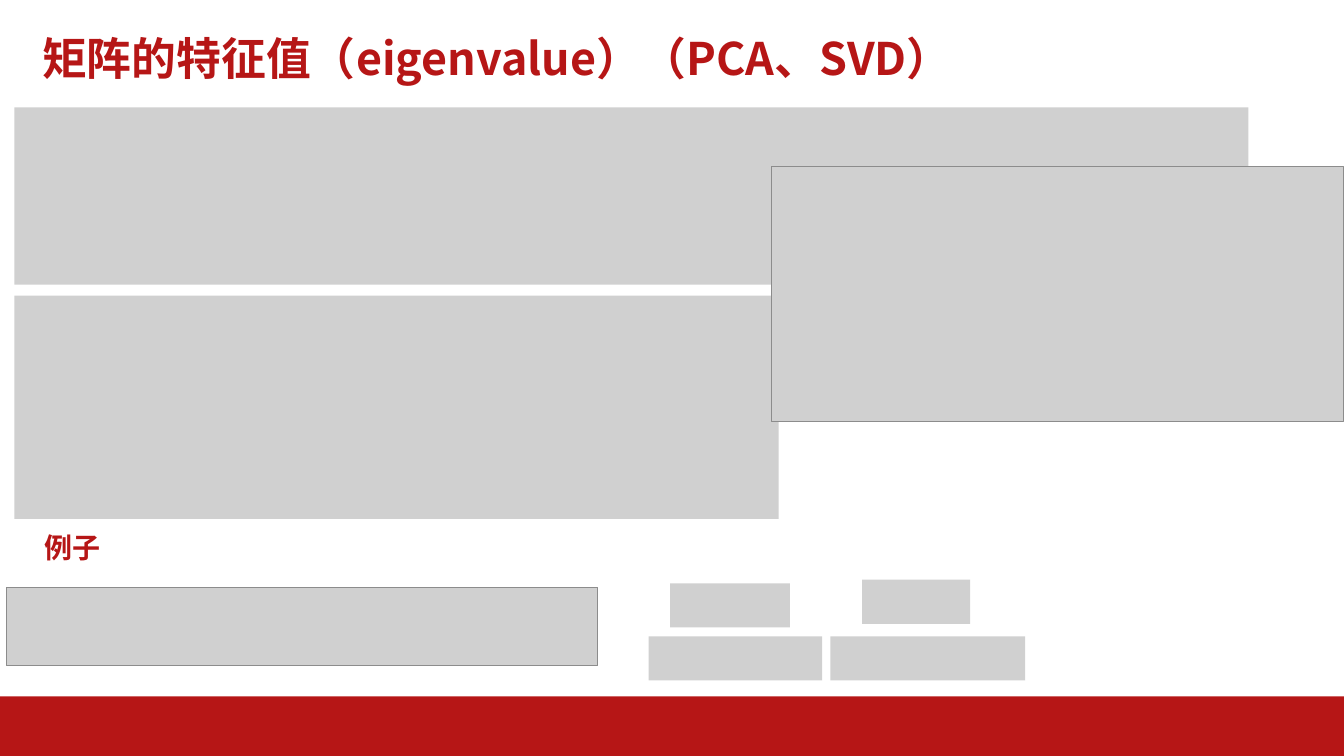
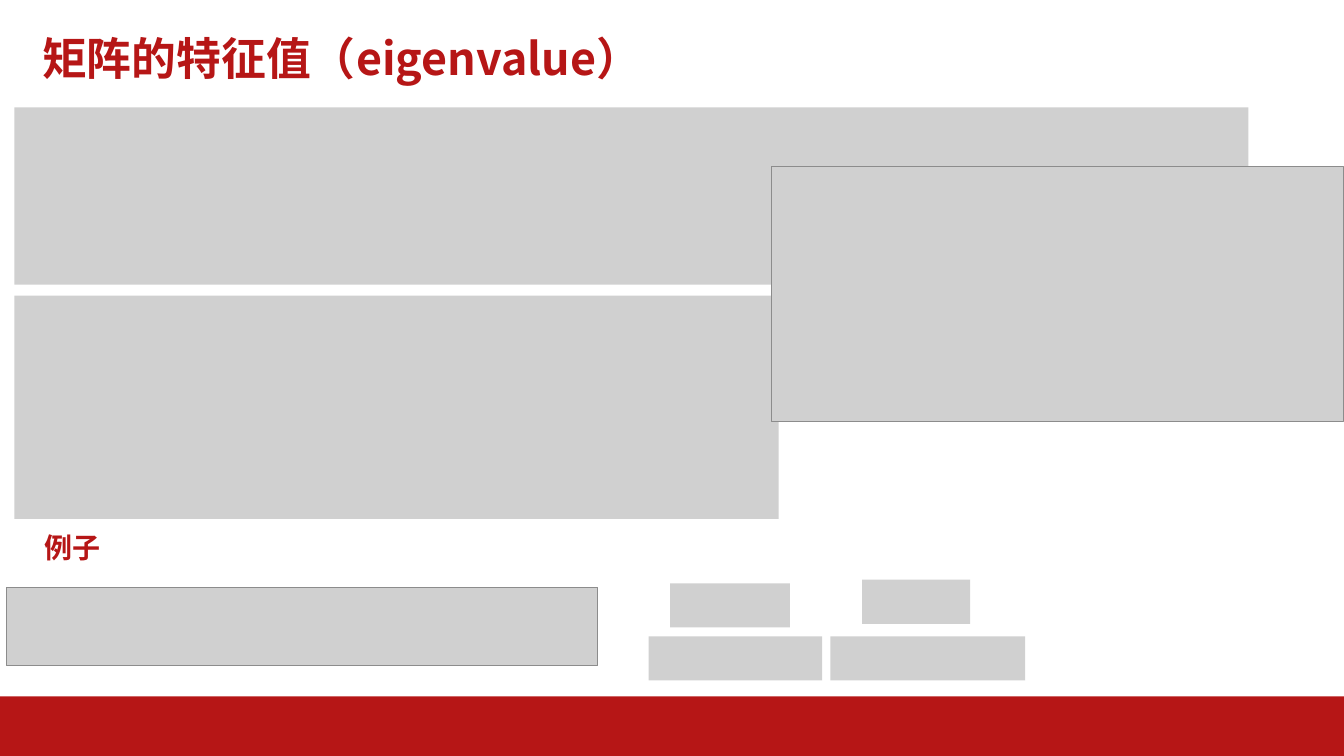
Before and after one commit to AI-Basic-Education/SJTU-Undergraduate-AI-basis, a slide deck: slide 15 of PPT/第3-4节-AI数学基础.pptx (slide 16 before the commit). Drawn at 1344x756 pixels with LibreOffice and Linux fonts; fonts in the diff are those of the drawing; grey boxes stand for pictures; background and template pictures are left out. Boxes give left, top, right and bottom in pixels: in the first picture for what was removed or moved away, otherwise in the second. Text is boxed around its words. In the diff, an @@ line names an element or a change of style, - is before the commit and + after.

```diff
--- a/PPT/第3-4节-AI数学基础.pptx
+++ b/PPT/第3-4节-AI数学基础.pptx
@@ title at (x1=42, y1=36, x2=641, y2=86): text changed @@
-矩阵的特征值（eigenvalue）（PCA、SVD）
+矩阵的特征值（eigenvalue）
```
Also in this commit, not shown: 4 other slides changed, 2 slides removed, 24 other files.
